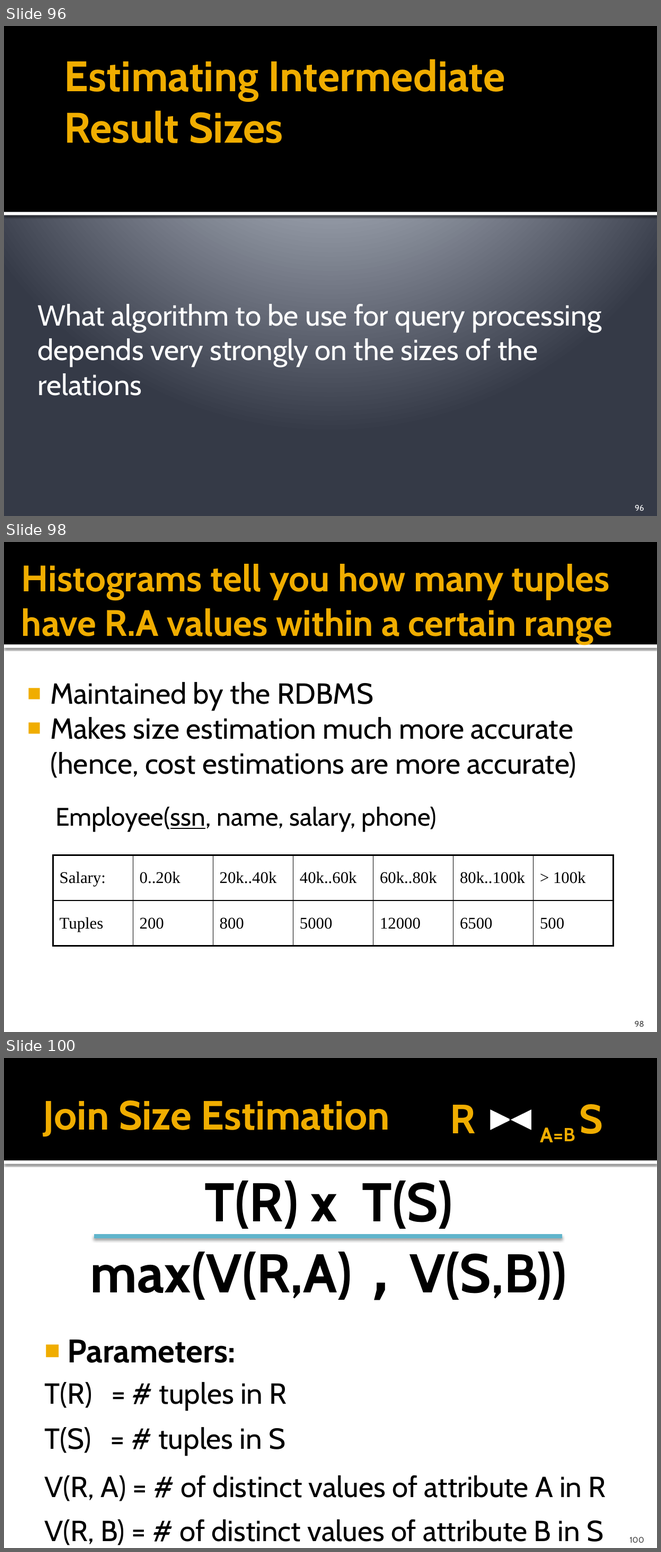
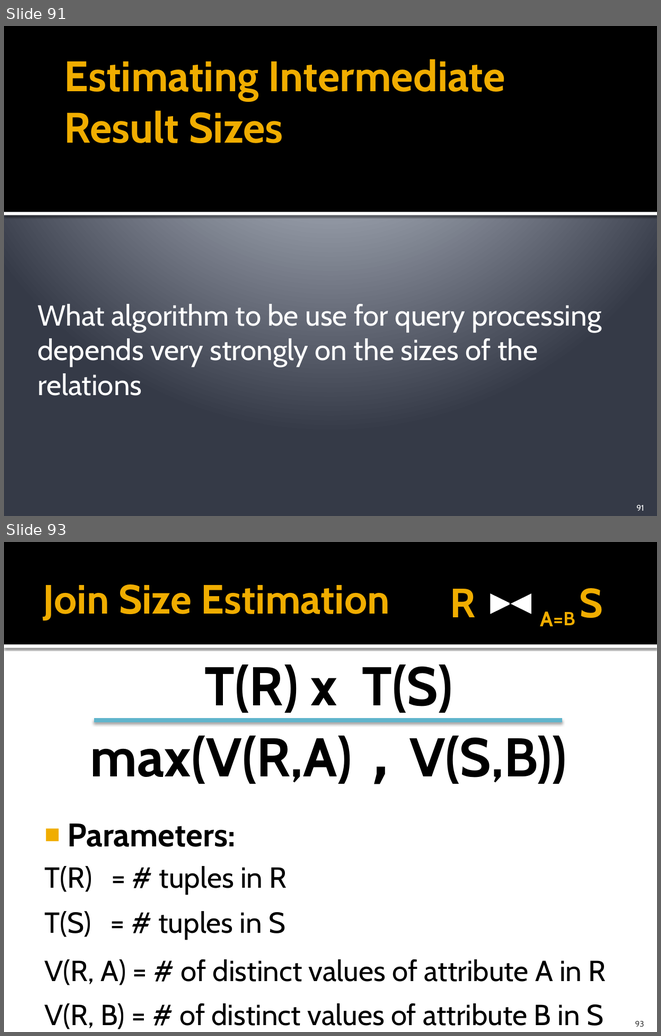
Before and after one commit to cmpt606f19/cmpt606-content, a slide deck: Lectures/09 Query Processing & Optimization.pptx. Shown one above the other, each under a label of ours: slides 96, 98 and 100 before the commit, slides 91 and 93 after it; the slides between them are not shown. The pictures are 661x1552 and 661x1036 pixels, drawn with LibreOffice and Linux fonts; fonts in the diff are those of the drawing. Boxes give left, top, right and bottom in pixels: in the first picture for what was removed or moved away, otherwise in the second. Text is boxed around its words. In the diff, an @@ line names an element or a change of style, - is before the commit and + after.

```diff
--- a/Lectures/09 Query Processing & Optimization.pptx
+++ b/Lectures/09 Query Processing & Optimization.pptx
@@ slide 98 removed at [4,542,657,1032], background #FFFFFF; not listed: 2 template elements that a slide beside it also shows @@
@@ title removed at [21,564,612,644] @@
-Histograms tell you how many tuples have R.A values within a certain range
@@ text removed at [50,682,576,778] @@
-■ Maintained by the RDBMS
-■ Makes size estimation much more accurate (hence, cost estimations are more accurate)
@@ text removed at [55,806,436,831] @@
-Employee(ssn, name, salary, phone)
@@ table removed at [53,855,615,945], 2 rows, 7 columns @@
-Salary: | 0..20k | 20k..40k | 40k..60k | 60k..80k | 80k..100k | > 100k
-Tuples | 200 | 800 | 5000 | 12000 | 6500 | 500
@@ page number removed at [635,1021,644,1026] @@
-98
@@ what was slide 96 is now slide 91 @@
@@ page number at [636,505,644,510]: text changed @@
-96
+91
@@ what was slide 100 is now slide 93 @@
@@ page number at [635,1021,644,1026]: text changed @@
-100
+93
```
Also in this commit, not shown: 10 slides changed, 6 other slides removed, 1 other file.
